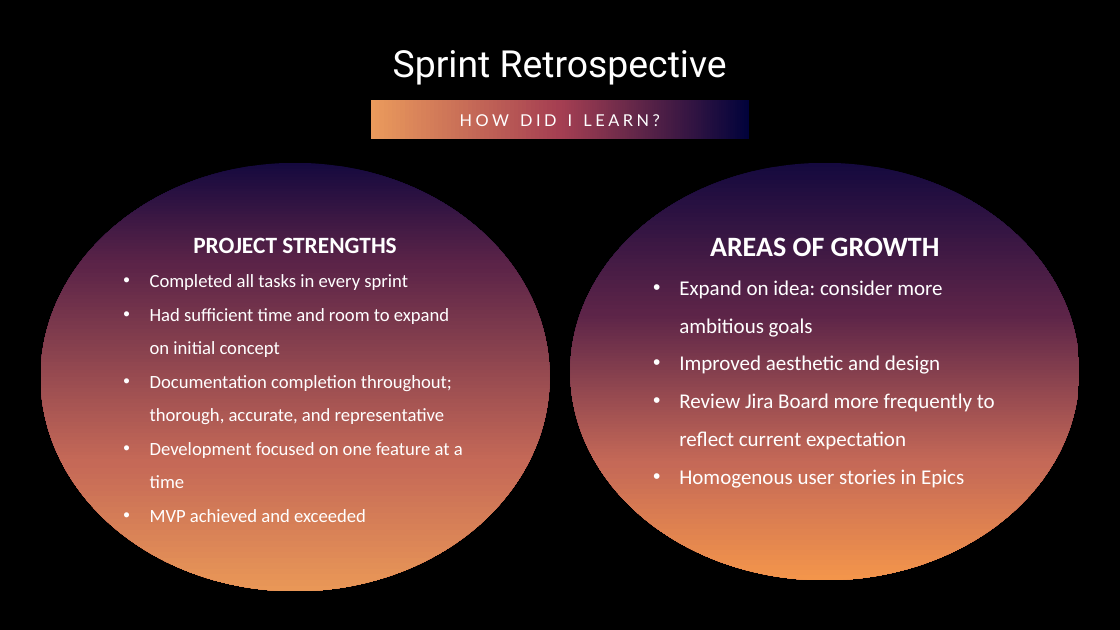
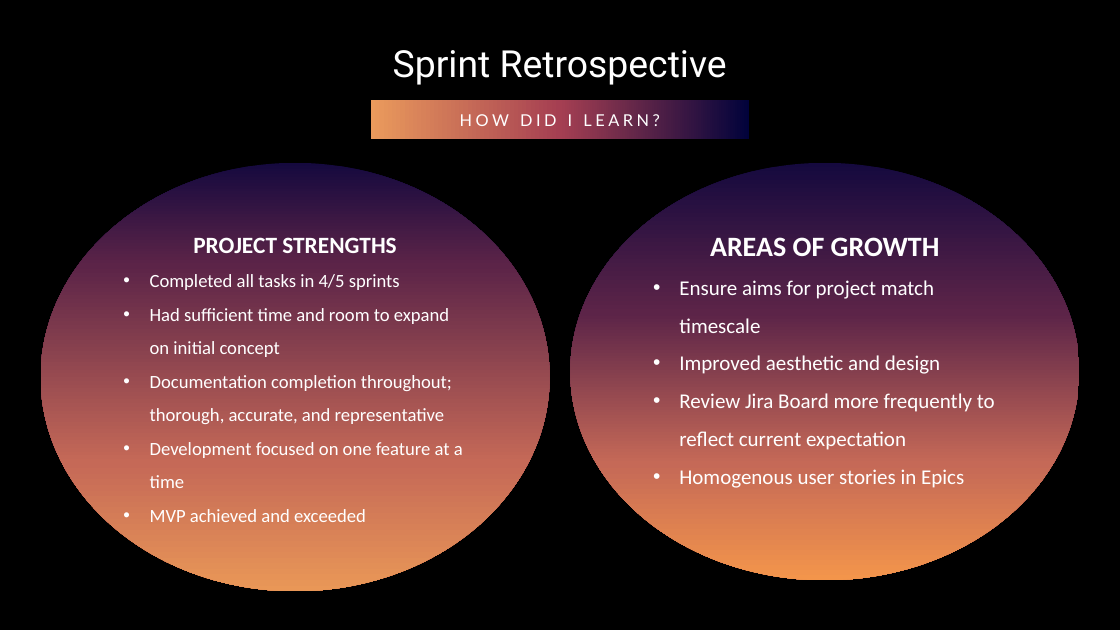
Before and after one commit to emmy-bradfield/QA-CoreProject, a slide deck: slide 12 of Documentation/Project Presentation.pptx. Drawn at 1120x630 pixels with LibreOffice and Linux fonts; fonts in the diff are those of the drawing; background and template pictures are left out. Boxes give left, top, right and bottom in pixels: in the first picture for what was removed or moved away, otherwise in the second. Text is boxed around its words. In the diff, an @@ line names an element or a change of style, - is before the commit and + after.

```diff
--- a/Documentation/Project Presentation.pptx
+++ b/Documentation/Project Presentation.pptx
@@ text in ellipse at [150, 274, 400, 290]: text changed @@
-• Completed all tasks in every sprint
+• Completed all tasks in 4/5 sprints
@@ text in ellipse at [679, 280, 934, 333]: text changed @@
-• Expand on idea: consider more ambitious goals
+• Ensure aims for project match timescale
```
Also in this commit, not shown: 2 other slides changed.
